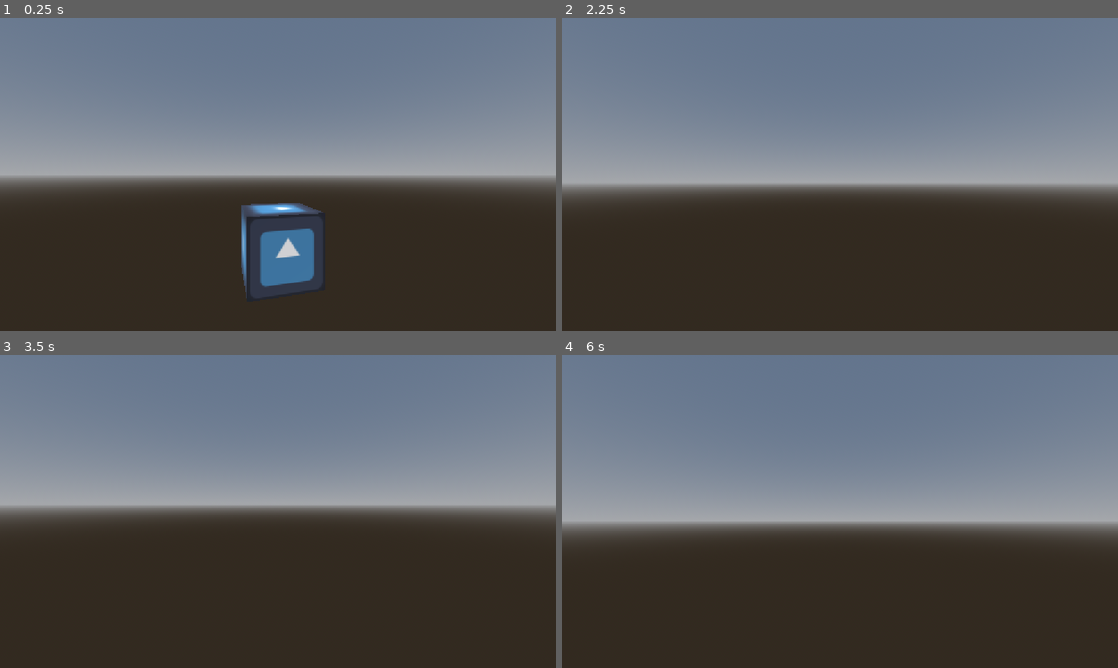
Above: before the commit, frames 1-4 (two rows, left to right).
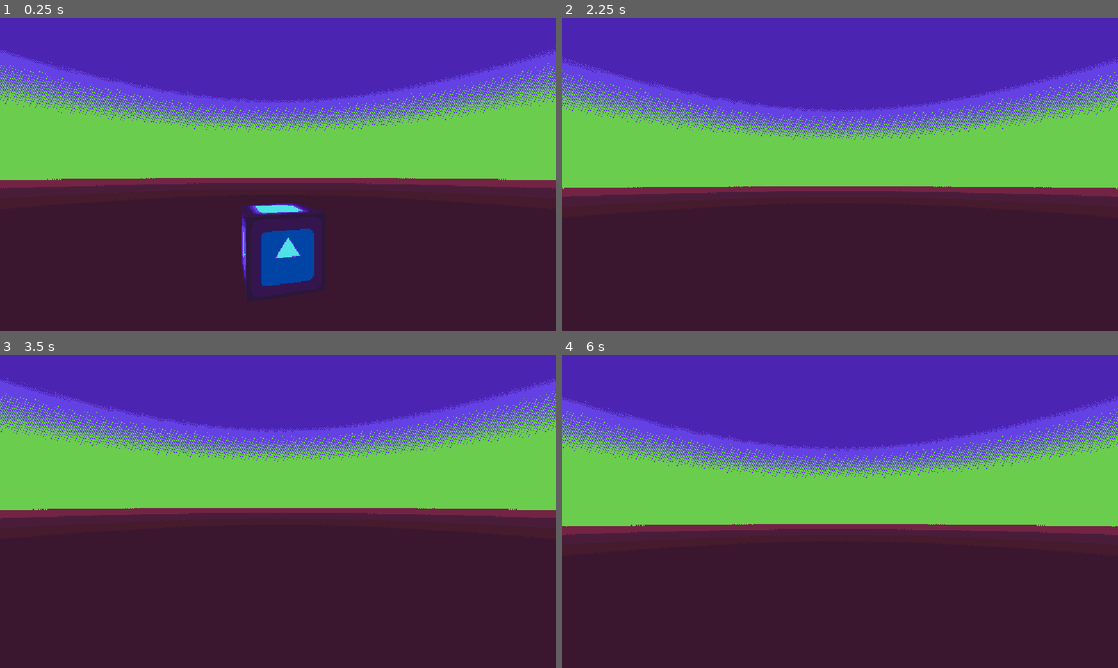
Above: after the commit, the same moments.

Repository: krscott/godot-start
Game: Godot game, scene res://scenes/levels/level_start.tscn
Two runs of this game, one before a commit and one after it. Both use one fixed random seed, a clock stepped at 60 frames per second and the inputs below. The engine's default icon, where the game draws it, is replaced by a stand-in: a white triangle on a blue panel in a dark square.
Inputs (mouse positions are in pixels of both pictures, inside the frame that each line leads up to):
- Up to frame 1 (0.25 s): no input
- Up to frame 2 (2.25 s): move the mouse to (867, 174) at 0.52 s; hold Ctrl (crouch) 0.53-1.28 s; hold W (move_forward) from 0.53 s (still down); tap Space (jump) at 0.77, 1.52 s; move the mouse to (812, 174) at 1.27 s; tap Shift (sprint) at 1.35 s; tap Enter at 2 s; move the mouse to (851, 168) at 2.02 s; hold Ctrl (crouch) from 2.03 s (still down)
- Up to frame 3 (3.5 s): keep holding W (move_forward); tap Space (jump) at 2.75, 3.02 s; move the mouse to (272, 517) at 2.77 s; release Ctrl (crouch) at 2.78 s; tap Shift (sprint) at 2.85 s
- Up to frame 4 (6 s): tap Enter at 3.5, 5 s; move the mouse to (878, 514) at 3.52 s; hold Ctrl (crouch) 3.53-4.28 s; tap Space (jump) at 3.77, 4.25, 4.52, 5.75 s; move the mouse to (795, 508) at 4.27 s; tap Shift (sprint) at 4.35, 5.85 s; move the mouse to (845, 511) at 5.02 s; hold Ctrl (crouch) 5.03-5.78 s; move the mouse to (817, 505) at 5.77 s; release W (move_forward) at 5.78 s; hold D (move_right) from 5.78 s (still down)

The runs differ from the first frame. In frame 1, 61% of the frame differs, in the area x 0-100%, y 0-90%; in frame 2, 60%; in frame 3, 55%; in frame 4, 60%.

Commit message:
Add palette filter

Diff:
--- a/project/scenes/game_state.tscn
+++ b/project/scenes/game_state.tscn
@@ -6,6 +6,10 @@
 [ext_resource type="Script" uid="uid://skj8dxeivfvs" path="res://scripts/player_input.gd" id="4_qn400"]
 [ext_resource type="PackedScene" uid="uid://dkhqxc2w4rda4" path="res://scenes/ui/menu.tscn" id="5_vsnwl"]
 [ext_resource type="Script" uid="uid://btc74n06ykolu" path="res://scripts/system_dialog.gd" id="6_rxqo8"]
+[ext_resource type="Shader" uid="uid://cucunjhgkuj2r" path="res://shaders/palette-post.gdshader" id="7_q5byu"]
+
+[sub_resource type="ShaderMaterial" id="ShaderMaterial_q5byu"]
+shader = ExtResource("7_q5byu")
 
 [node name="GameState" type="Node"]
 script = ExtResource("1_aj67o")
@@ -22,9 +26,21 @@
 unique_name_in_owner = true
 script = ExtResource("4_qn400")
 
-[node name="Menu" parent="." instance=ExtResource("5_vsnwl")]
-unique_name_in_owner = true
-
 [node name="SystemDialog" type="Node" parent="."]
 unique_name_in_owner = true
 script = ExtResource("6_rxqo8")
+
+[node name="Menu" parent="." instance=ExtResource("5_vsnwl")]
+unique_name_in_owner = true
+visible = false
+
+[node name="PostProcessing" type="CanvasLayer" parent="."]
+
+[node name="ColorRect" type="ColorRect" parent="PostProcessing"]
+material = SubResource("ShaderMaterial_q5byu")
+anchors_preset = 15
+anchor_right = 1.0
+anchor_bottom = 1.0
+grow_horizontal = 2
+grow_vertical = 2
+mouse_filter = 2
--- a/project/scenes/levels/level_start.gd
+++ b/project/scenes/levels/level_start.gd
@@ -1,4 +1,4 @@
-extends Node
+extends CanvasLayer
 
 const gdserde_class := &"World"
 const gdserde_props := [
--- a/project/scenes/levels/level_start.tscn
+++ b/project/scenes/levels/level_start.tscn
@@ -17,7 +17,7 @@
 [sub_resource type="StandardMaterial3D" id="StandardMaterial3D_lwsif"]
 albedo_texture = ExtResource("3_p6tgm")
 
-[node name="Level" type="CanvasLayer" node_paths=PackedStringArray("box", "freecam")]
+[node name="LevelStart" type="CanvasLayer" node_paths=PackedStringArray("box", "freecam")]
 script = ExtResource("1_q4qc6")
 box = NodePath("Box")
 freecam = NodePath("FreeCam")
--- /dev/null
+++ b/project/shaders/palette-post.gdshader
@@ -0,0 +1,67 @@
+shader_type canvas_item;
+
+uniform sampler2D screen_texture : hint_screen_texture, repeat_disable, filter_nearest;
+
+#define PALETTE_X(X) \
+	X(0x491d3a) \
+	X(0x732444) \
+	X(0xb72d3d) \
+	X(0xcc672d) \
+	X(0xf2901f) \
+	X(0xf1c833) \
+	X(0x3a172f) \
+	X(0x461b2d) \
+	X(0x5e2525) \
+	X(0x792917) \
+	X(0x99330e) \
+	X(0xd5560c) \
+	X(0x35154e) \
+	X(0x151b75) \
+	X(0x0045a5) \
+	X(0x0074dc) \
+	X(0x00c8ff) \
+	X(0x4ee3e6) \
+	X(0x1b0a29) \
+	X(0x2b1739) \
+	X(0x380b5a) \
+	X(0x401186) \
+	X(0x4c24b2) \
+	X(0x6441e3) \
+	X(0x063025) \
+	X(0x064015) \
+	X(0x00611a) \
+	X(0x068425) \
+	X(0x06aa25) \
+	X(0x6bcd4d)
+
+#define X_COUNT(x) + 1
+
+#define X_VEC(hex) vec3( \
+		float((hex) >> 16) / 255.0, \
+		float(((hex) >> 8) & 0xff) / 255.0, \
+		float((hex) & 0xff) / 255.0 \
+	),
+
+const vec3 palette[] = {
+	PALETTE_X(X_VEC)
+	vec3(0,0,0)
+};
+const int palette_size = PALETTE_X(X_COUNT);
+
+vec3 get_closest_palette(vec3 color) {
+	vec3 closest_color = color;
+	float closest_dist = 9999.0;
+	for (int i = 0; i < palette_size; ++i) {
+		float d = distance(color, palette[i]);
+		if (d < closest_dist) {
+			closest_dist = d;
+			closest_color = palette[i];
+		}
+	}
+	return closest_color;
+}
+
+void fragment() {
+	COLOR = textureLod(screen_texture, SCREEN_UV, 0.0);
+	COLOR.rgb = get_closest_palette(COLOR.rgb);
+}
Not shown: 1 places in project/scenes/game_state.tscn that only renumber resources
Not shown, added: project/shaders/palette-post.gdshader.uid
